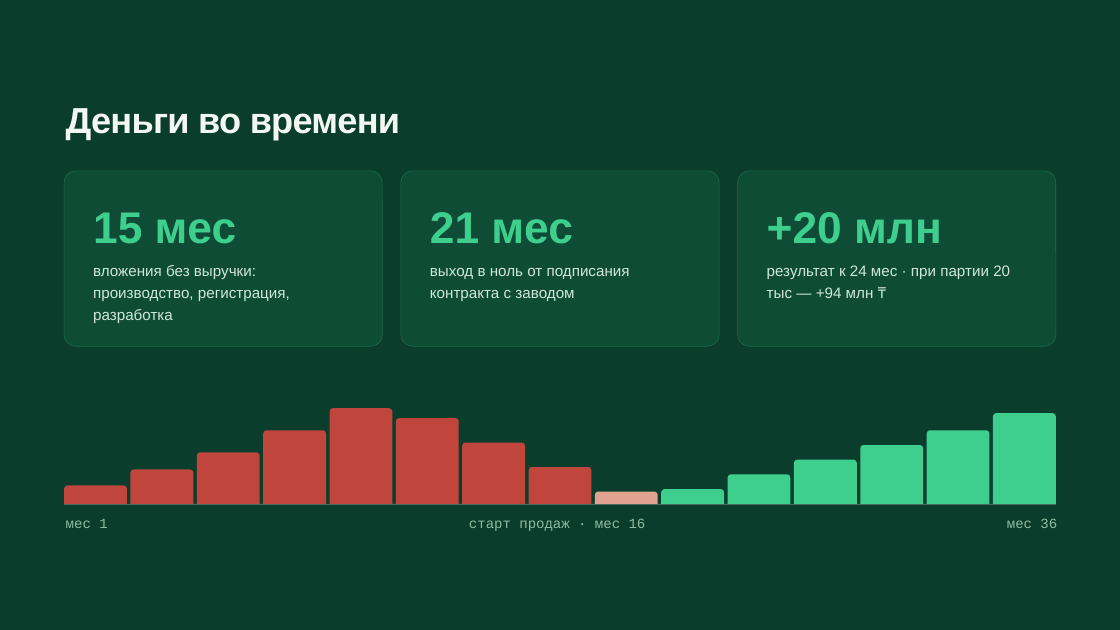
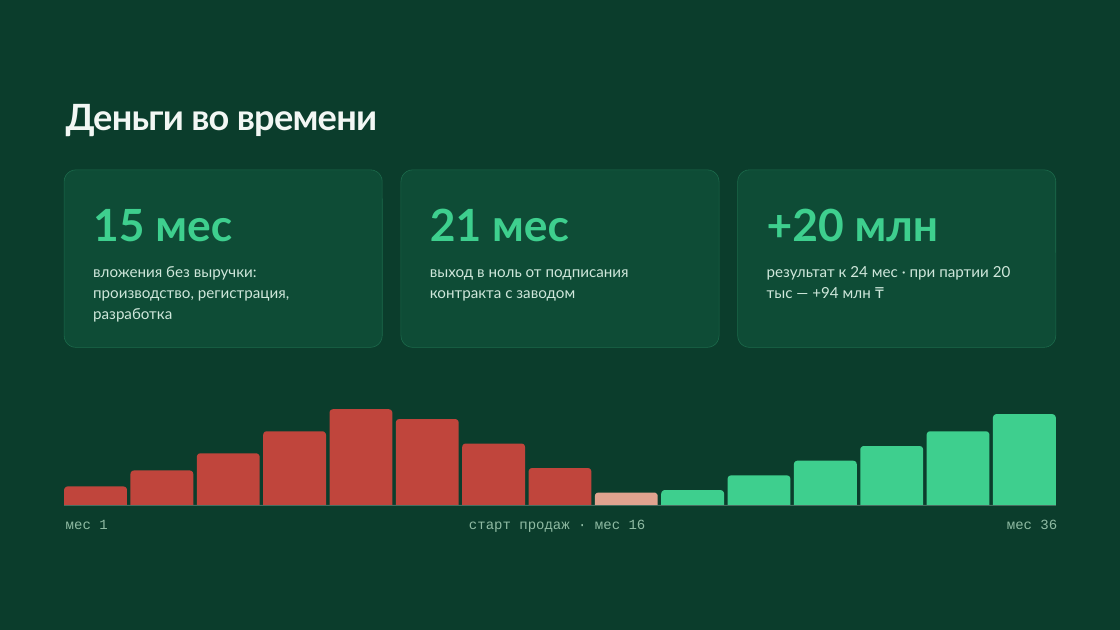
Before and after one commit to Beibute/damumed-band, a slide deck: slide 9 of files/damumed-band-prezentaciya.pptx. Drawn at 1120x630 pixels with LibreOffice and Linux fonts; fonts in the diff are those of the drawing. Boxes give left, top, right and bottom in pixels: in the first picture for what was removed or moved away, otherwise in the second. Text is boxed around its words. In the diff, an @@ line names an element or a change of style, - is before the commit and + after.

```diff
--- a/files/damumed-band-prezentaciya.pptx
+++ b/files/damumed-band-prezentaciya.pptx
@@ text "Деньги во времени" at box(66, 104, 377, 137): font Arial to Lato; line spacing 0.92 to 0.87 @@
@@ proportions changed in 3 elements at box(64, 170, 382, 347), box(401, 170, 719, 347), box(738, 170, 1056, 347) @@
@@ font Arial to Lato in 3 elements at box(93, 209, 232, 242), box(430, 208, 569, 241), box(767, 208, 938, 242) @@
@@ font Arial to Lato; line spacing 1.21 to 1.17 in 3 elements at box(93, 266, 289, 322), box(430, 269, 629, 301), box(767, 266, 1011, 298) @@
```
Also in this commit, not shown: 15 other slides changed.
